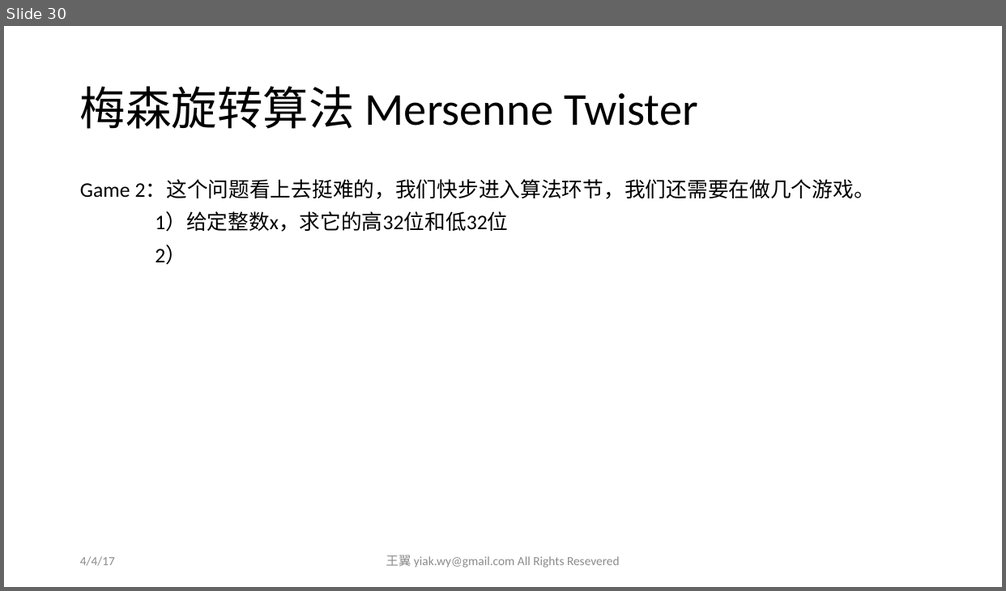
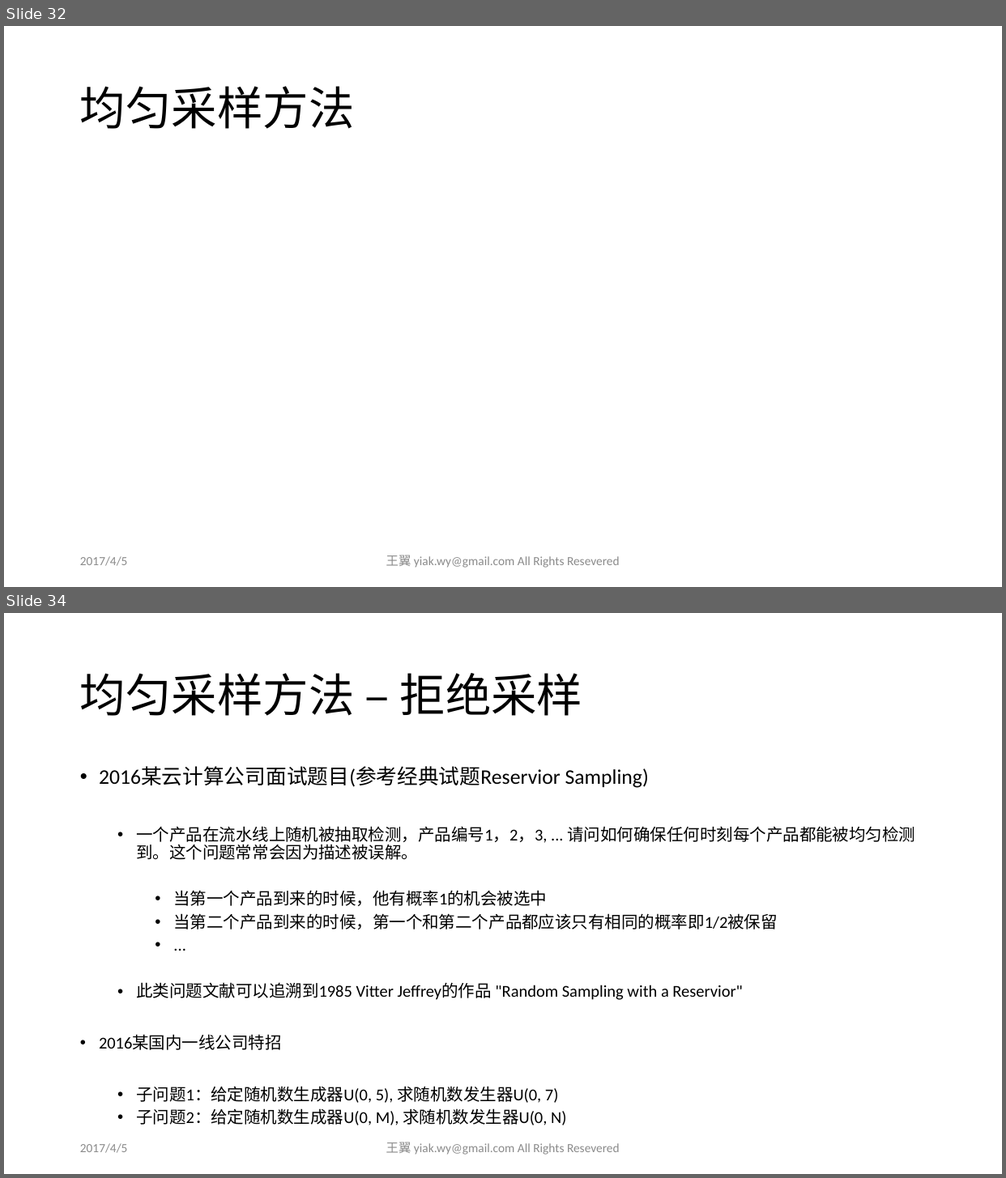
Before and after one commit to yiakwy/yiakwy.github.io, a slide deck: Computing Random Variables/Computing Random Variables.pptx. Shown one above the other, each under a label of ours: slide 30 before the commit, slides 32 and 34 after it; the slides between them are not shown. The pictures are 1006x591 and 1006x1178 pixels, drawn with LibreOffice and Linux fonts; fonts in the diff are those of the drawing; grey boxes stand for pictures. Boxes give left, top, right and bottom in pixels: in the first picture for what was removed or moved away, otherwise in the second. Text is boxed around its words. In the diff, an @@ line names an element or a change of style, - is before the commit and + after.

Commit message:
finish Computing Random Varialbes Preparation

```diff
--- a/Computing Random Variables/Computing Random Variables.pptx
+++ b/Computing Random Variables/Computing Random Variables.pptx
@@ slide 34 added at (4, 613, 1002, 1174), background #FFFFFF @@
@@ title added at (80, 673, 583, 716), 44 pt, text #000000 @@
+均匀采样方法 – 拒绝采样
@@ text added at (99, 767, 915, 1126), 16 pt, text #000000 @@
+• 2016某云计算公司面试题目(参考经典试题Reservior Sampling)
+  • 一个产品在流水线上随机被抽取检测，产品编号1，2，3, ... 请问如何确保任何时刻每个产品都能被均匀检测到。这个问题常常会因为描述被误解。
+    • 当第一个产品到来的时候，他有概率1的机会被选中
+    • 当第二个产品到来的时候，第一个和第二个产品都应该只有相同的概率即1/2被保留
+    • ...
+  • 此类问题文献可以追溯到1985 Vitter Jeffrey的作品 "Random Sampling with a Reservior"
+• 2016某国内一线公司特招
+  • 子问题1：给定随机数生成器U(0, 5), 求随机数发生器U(0, 7)
+  • 子问题2：给定随机数生成器U(0, M), 求随机数发生器U(0, N)
@@ text added at (80, 1144, 128, 1153), 12 pt, text #8C8C8C @@
+2017/4/5
@@ text added at (386, 1142, 620, 1155), 12 pt, text #8C8C8C @@
+王翼 yiak.wy@gmail.com All Rights Resevered
@@ what was slide 30 is now slide 32 @@
@@ slide 32 changed as well @@
@@ title at (80, 86, 355, 129): text changed @@
-梅森旋转算法 Mersenne Twister
+均匀采样方法
@@ text removed at (80, 180, 875, 265) @@
-Game 2：这个问题看上去挺难的，我们快步进入算法环节，我们还需要在做几个游戏。
-1）给定整数x，求它的高32位和低32位
-2）
@@ text at (80, 557, 128, 566): text changed @@
-4/4/17
+2017/4/5
```
Also in this commit, not shown: 34 other slides changed, 19 other slides added.
